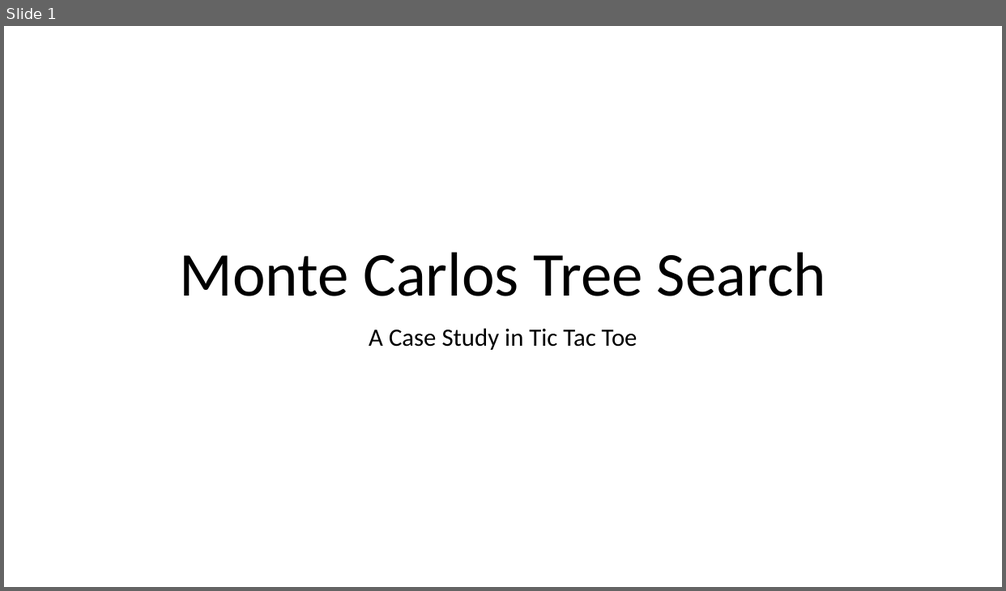
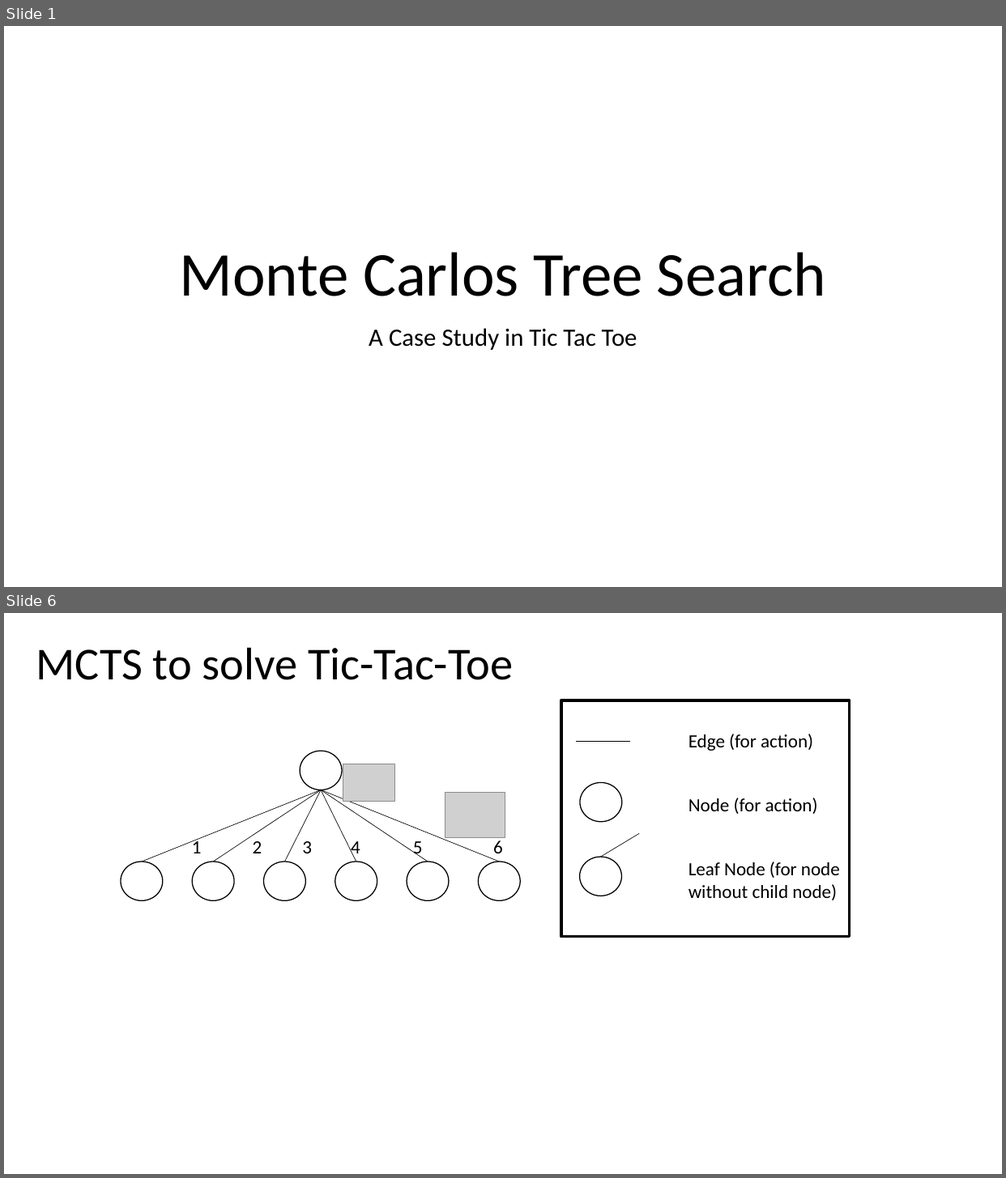
Before and after one commit to rojas70/MAEG-3080-project, a slide deck: ppt/MCTS.pptx. Shown one above the other, each under a label of ours: slide 1 before the commit, slides 1 and 6 after it; the slides between them are not shown. The pictures are 1006x591 and 1006x1178 pixels, drawn with LibreOffice and Linux fonts; fonts in the diff are those of the drawing; grey boxes stand for pictures. Boxes give left, top, right and bottom in pixels: in the first picture for what was removed or moved away, otherwise in the second. Text is boxed around its words. In the diff, an @@ line names an element or a change of style, - is before the commit and + after.

```diff
--- a/ppt/MCTS.pptx
+++ b/ppt/MCTS.pptx
@@ slide 6 added at box(4, 613, 1002, 1174), background #FFFFFF @@
@@ title added at box(36, 647, 513, 680), 44 pt, text #000000 @@
+MCTS to solve Tic-Tac-Toe
@@ rectangle added at box(561, 700, 849, 936), outline #000000 3 pt @@
@@ text added at box(688, 734, 813, 751), 18 pt, text #000000 @@
+Edge (for action)
@@ line added from (630, 741) to (576, 741), #000000 0.5 pt @@
@@ picture added at box(343, 764, 394, 801) @@
@@ picture added at box(445, 793, 505, 837) @@
@@ ellipse added at box(580, 783, 621, 822), fill #FFFFFF, outline #000000 1 pt @@
@@ text added at box(688, 798, 818, 814), 18 pt, text #000000 @@
+Node (for action)
@@ group added at box(121, 751, 521, 901): 7 ellipses, 6 lines, 6 texts @@
+1
+2
+3
+4
+5
+6
@@ line added from (640, 834) to (601, 857), #000000 0.5 pt @@
@@ ellipse added at box(580, 857, 621, 896), fill #FFFFFF, outline #000000 1 pt @@
@@ text added at box(688, 862, 840, 901), 18 pt, text #000000 @@
+Leaf Node (for node without child node)
```
Also in this commit, not shown: 2 slides changed, 10 other slides added, 7 other files.
